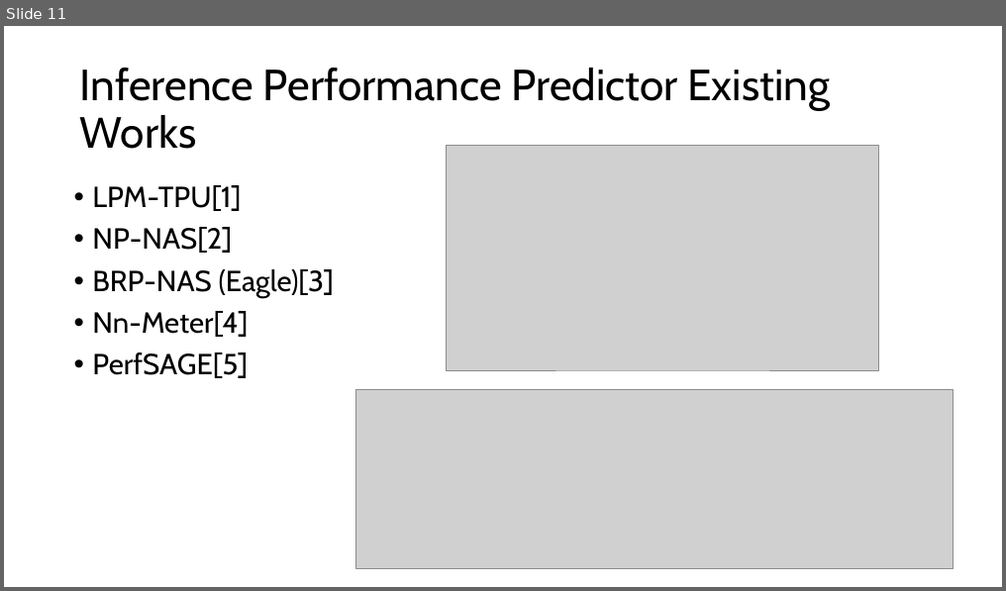
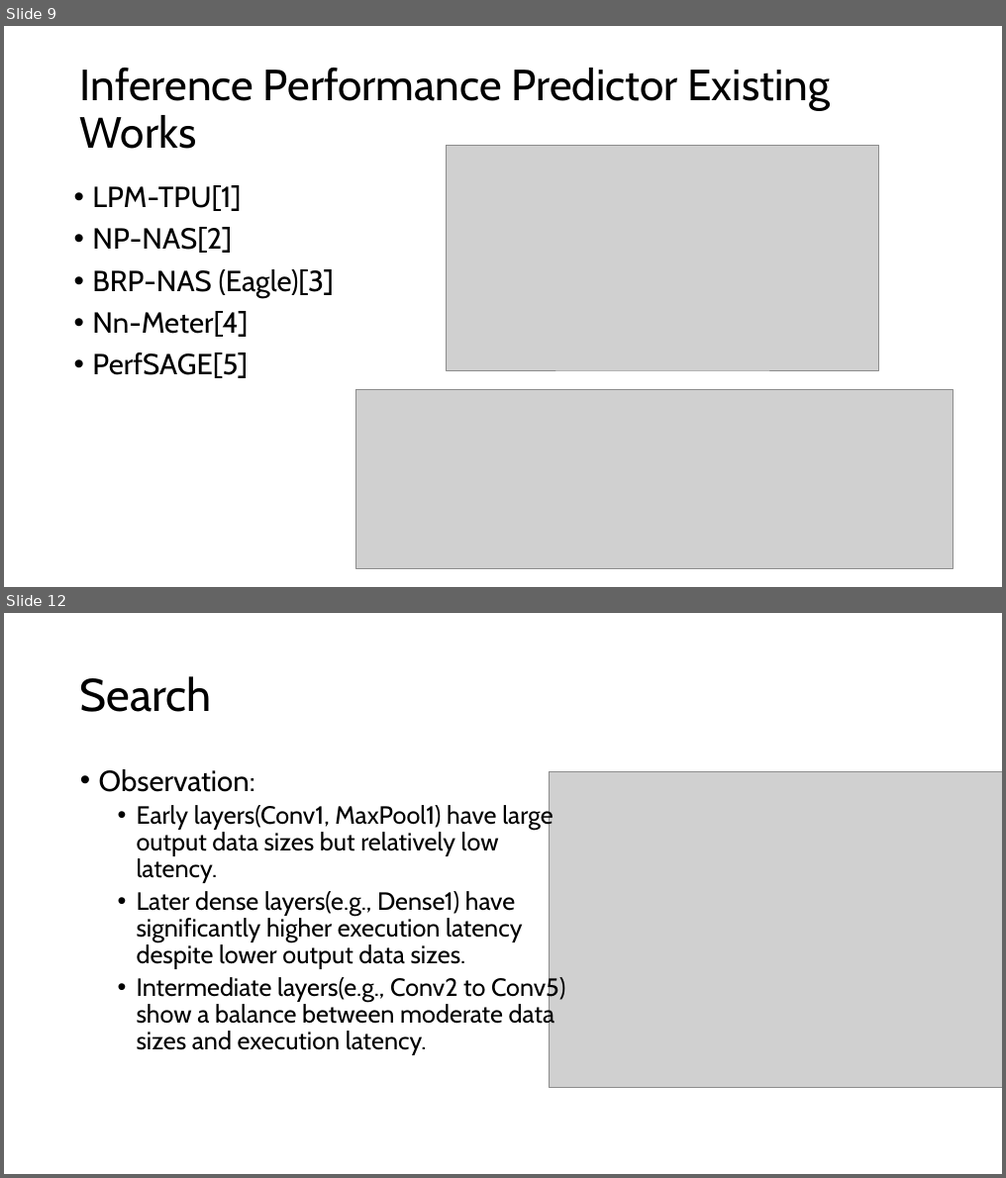
Before and after one commit to GXG-CS/on_device_learning, a slide deck: micro-network-project.pptx. Shown one above the other, each under a label of ours: slide 11 before the commit, slides 9 and 12 after it; the slides between them are not shown. The pictures are 1006x591 and 1006x1178 pixels, drawn with LibreOffice and Linux fonts; fonts in the diff are those of the drawing; grey boxes stand for pictures. Boxes give left, top, right and bottom in pixels: in the first picture for what was removed or moved away, otherwise in the second. Text is boxed around its words. In the diff, an @@ line names an element or a change of style, - is before the commit and + after.

```diff
--- a/micro-network-project.pptx
+++ b/micro-network-project.pptx
@@ slide 12 added at [4, 613, 1002, 1174], background #FFFFFF @@
@@ title added at [80, 676, 212, 712], 44 pt, text #000000 @@
+Search
@@ text added at [99, 769, 565, 1056], 24 pt, text #000000 @@
+• Observation:
+  • Early layers(Conv1, MaxPool1) have large output data sizes but relatively low latency.
+  • Later dense layers(e.g., Dense1) have significantly higher execution latency despite lower output data sizes.
+  • Intermediate layers(e.g., Conv2 to Conv5) show a balance between moderate data sizes and execution latency.
@@ picture added at [549, 772, 1002, 1088] @@
@@ what was slide 11 is now slide 9 @@
```
Also in this commit, not shown: 2 slides changed, 2 other slides added.
